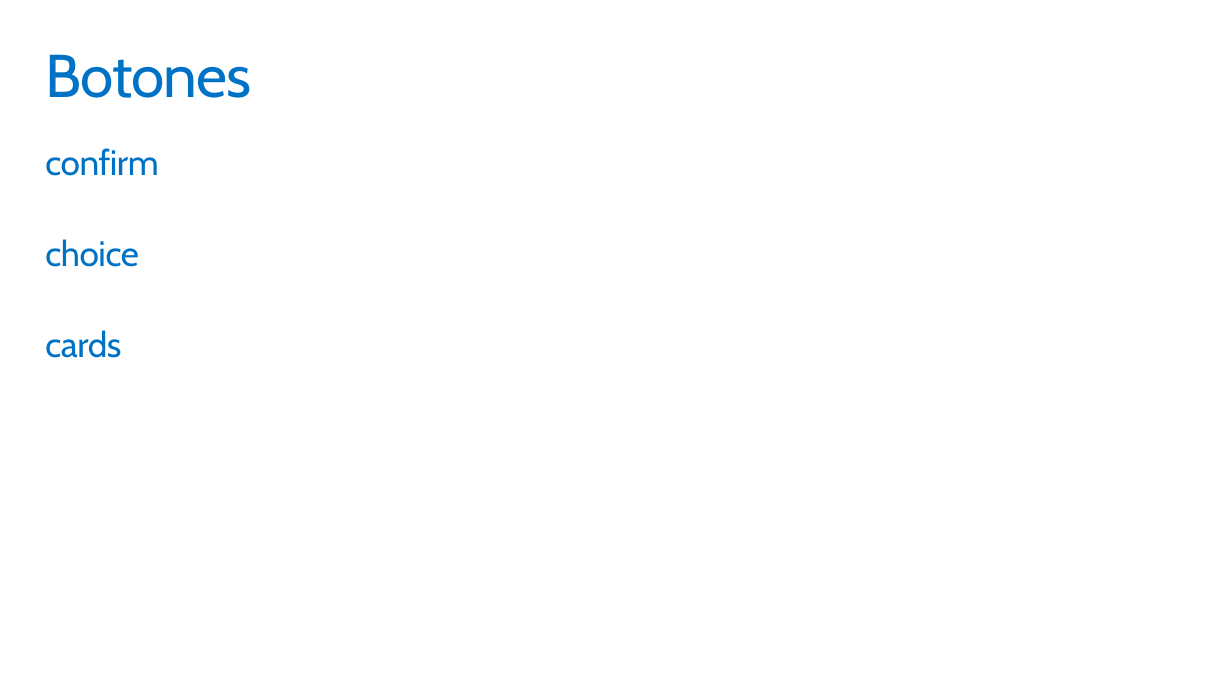
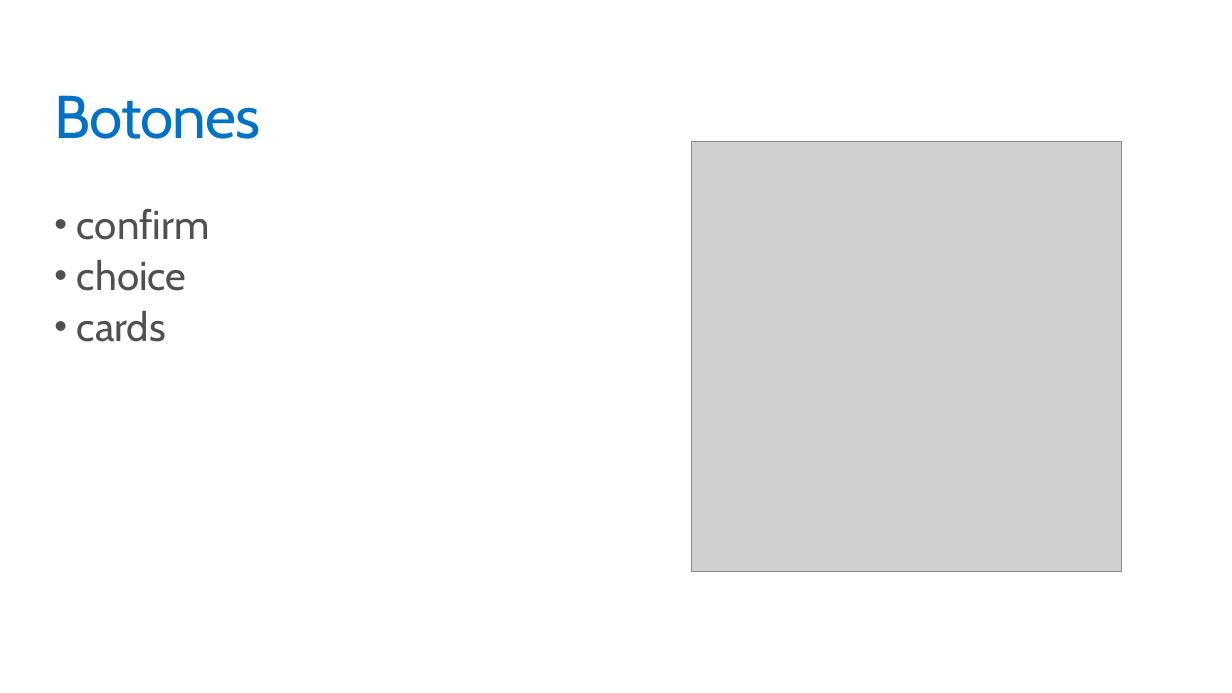
Before and after one commit to gespinosa1986/bot-framework-tutorial, a slide deck: slide 28 of 1. Introducción a Microsoft Bot Framework/Introducción a Microsoft Bot Framework con Node.pptx (slide 27 before the commit). Drawn at 1232x693 pixels with LibreOffice and Linux fonts; fonts in the diff are those of the drawing; grey boxes stand for pictures. Boxes give left, top, right and bottom in pixels: in the first picture for what was removed or moved away, otherwise in the second. Text is boxed around its words. In the diff, an @@ line names an element or a change of style, - is before the commit and + after.

```diff
--- a/1. Introducción a Microsoft Bot Framework/Introducción a Microsoft Bot Framework con Node.pptx
+++ b/1. Introducción a Microsoft Bot Framework/Introducción a Microsoft Bot Framework con Node.pptx
@@ title "Botones": place and size @@
-title "Botones" at (45,54,251,98)
+title "Botones" at (54,95,260,139)
@@ picture added at (691,141,1121,572) @@
@@ text "confirm": place and size @@
-text "confirm" at (45,148,159,358)
+text "confirm" at (77,209,210,342)
@@ text "confirm" at (77,209,210,342): size 28 to 32 pt, text colour #0072C6 to #505050, letter spacing -0.3 to 0 pt; bullet none to • @@
```
Also in this commit, not shown: 6 other slides changed, 7 slides added, 22 slides removed, 6 other files.
